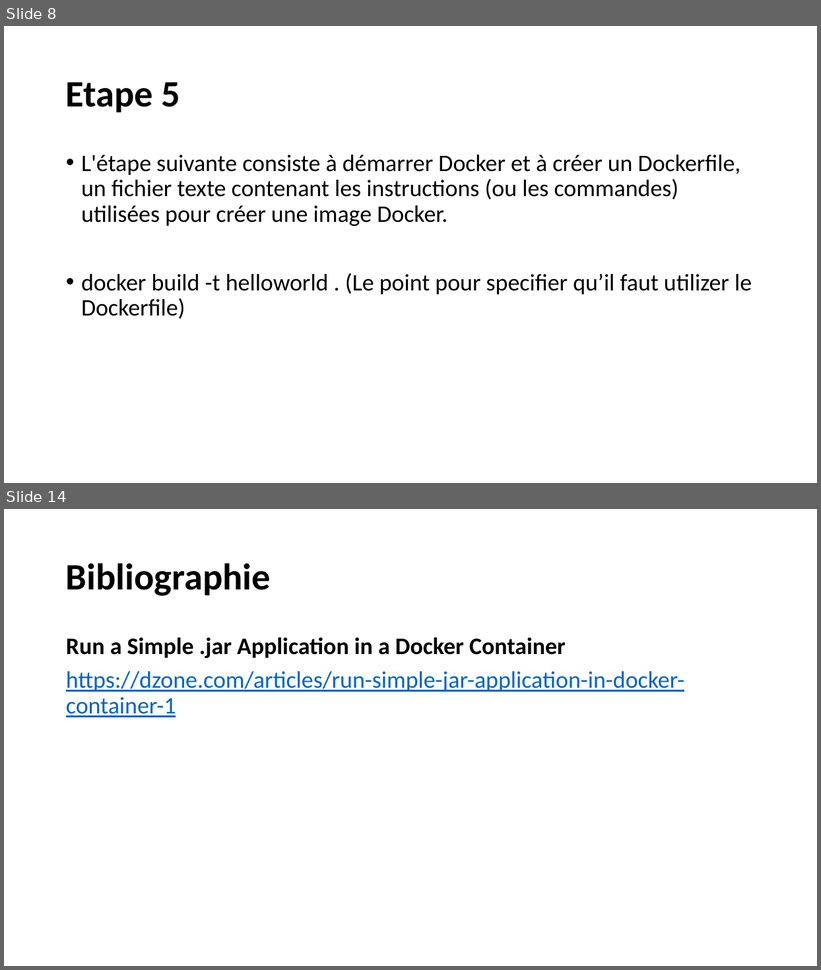
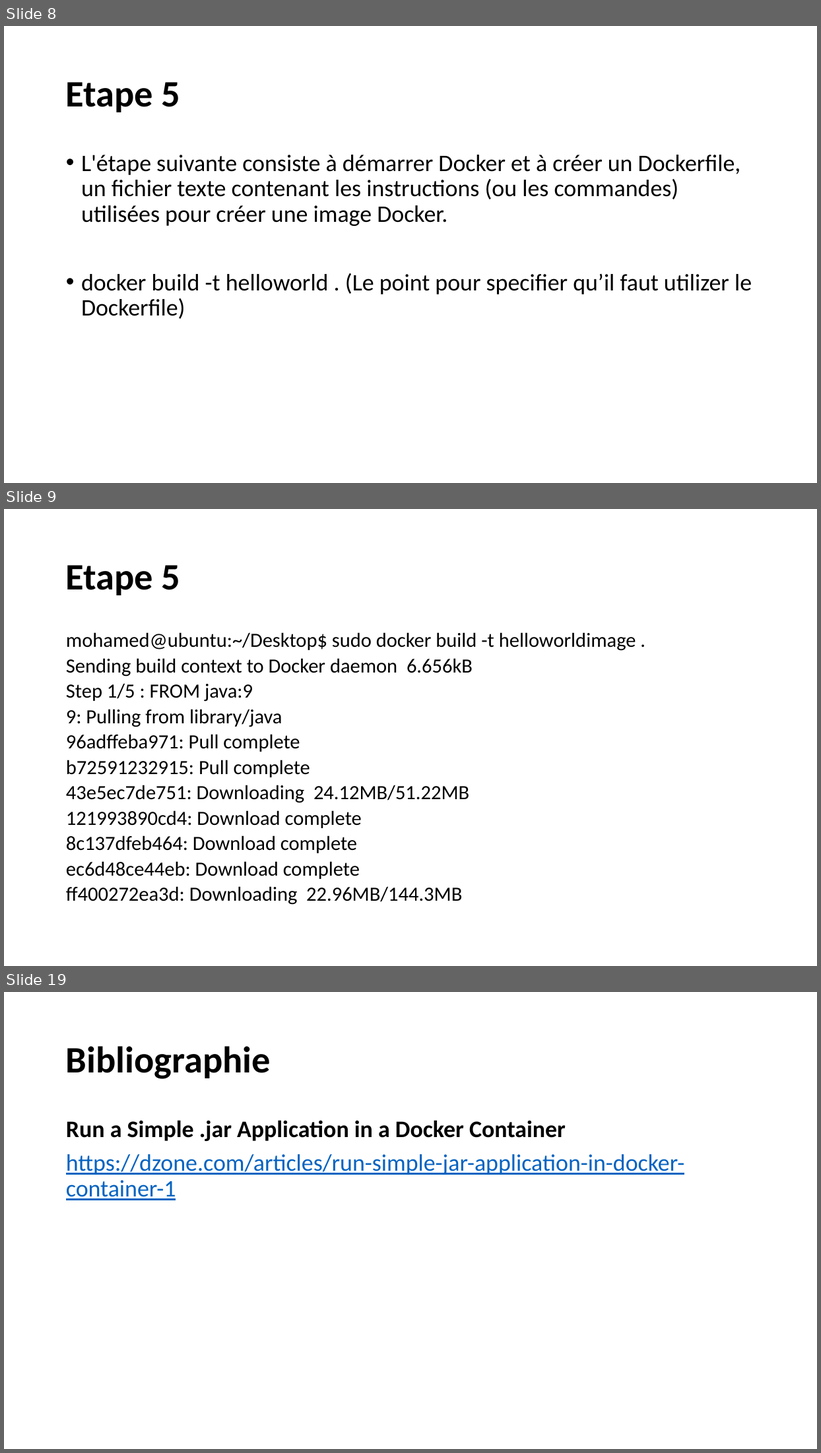
Before and after one commit to mohamadsabra/GLG203, a slide deck: Tutoriel.pptx. Shown one above the other, each under a label of ours: slides 8 and 14 before the commit, slides 8, 9 and 19 after it; the slides between them are not shown. The pictures are 821x970 and 821x1453 pixels, drawn with LibreOffice and Linux fonts; fonts in the diff are those of the drawing. Boxes give left, top, right and bottom in pixels: in the first picture for what was removed or moved away, otherwise in the second. Text is boxed around its words. In the diff, an @@ line names an element or a change of style, - is before the commit and + after.

```diff
--- a/Tutoriel.pptx
+++ b/Tutoriel.pptx
@@ slide 9 added at bbox=[4, 509, 817, 966], background #FFFFFF @@
@@ title added at bbox=[66, 565, 181, 595], 44 pt, text #000000, bold @@
+Etape 5
@@ text added at bbox=[66, 632, 636, 905], 23.8 pt, text #000000 @@
+mohamed@ubuntu:~/Desktop$ sudo docker build -t helloworldimage .
+Sending build context to Docker daemon 6.656kB
+Step 1/5 : FROM java:9
+9: Pulling from library/java
+96adffeba971: Pull complete
+b72591232915: Pull complete
+43e5ec7de751: Downloading 24.12MB/51.22MB
+121993890cd4: Download complete
+8c137dfeb464: Download complete
+ec6d48ce44eb: Download complete
+ff400272ea3d: Downloading 22.96MB/144.3MB
@@ what was slide 14 is now slide 19 @@
```
Also in this commit, not shown: 6 slides changed, 4 other slides added.
